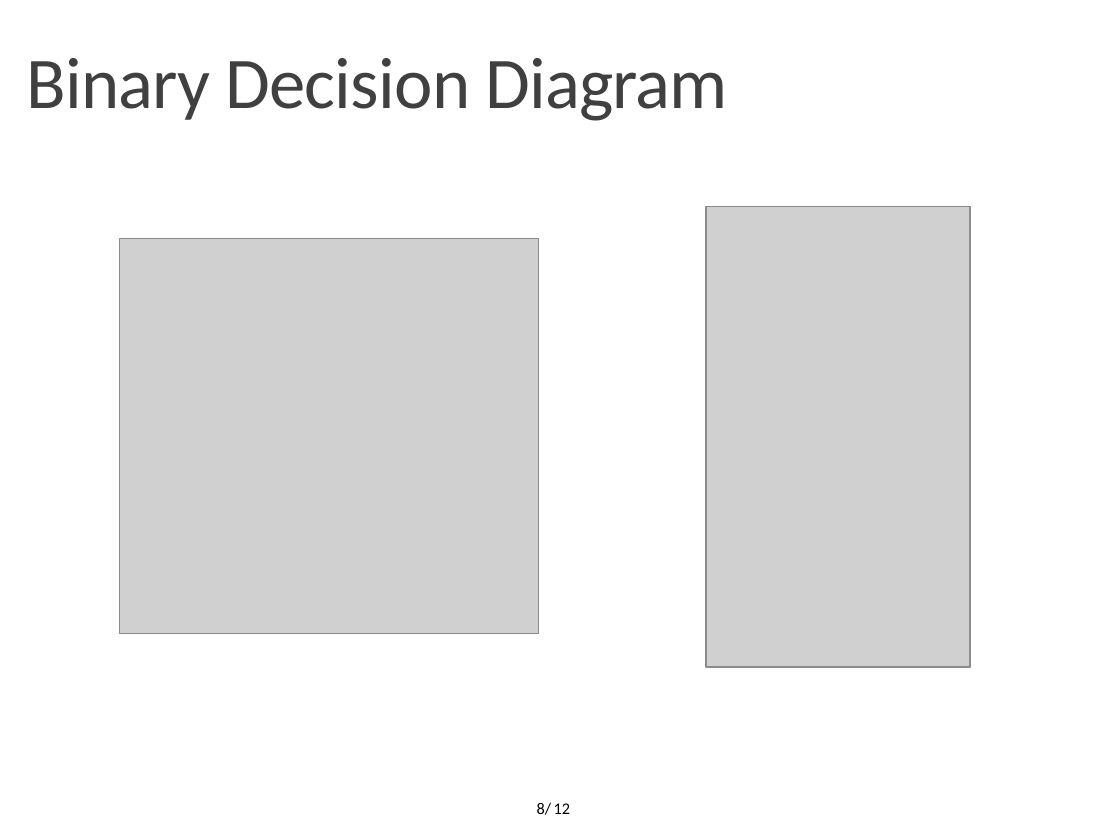
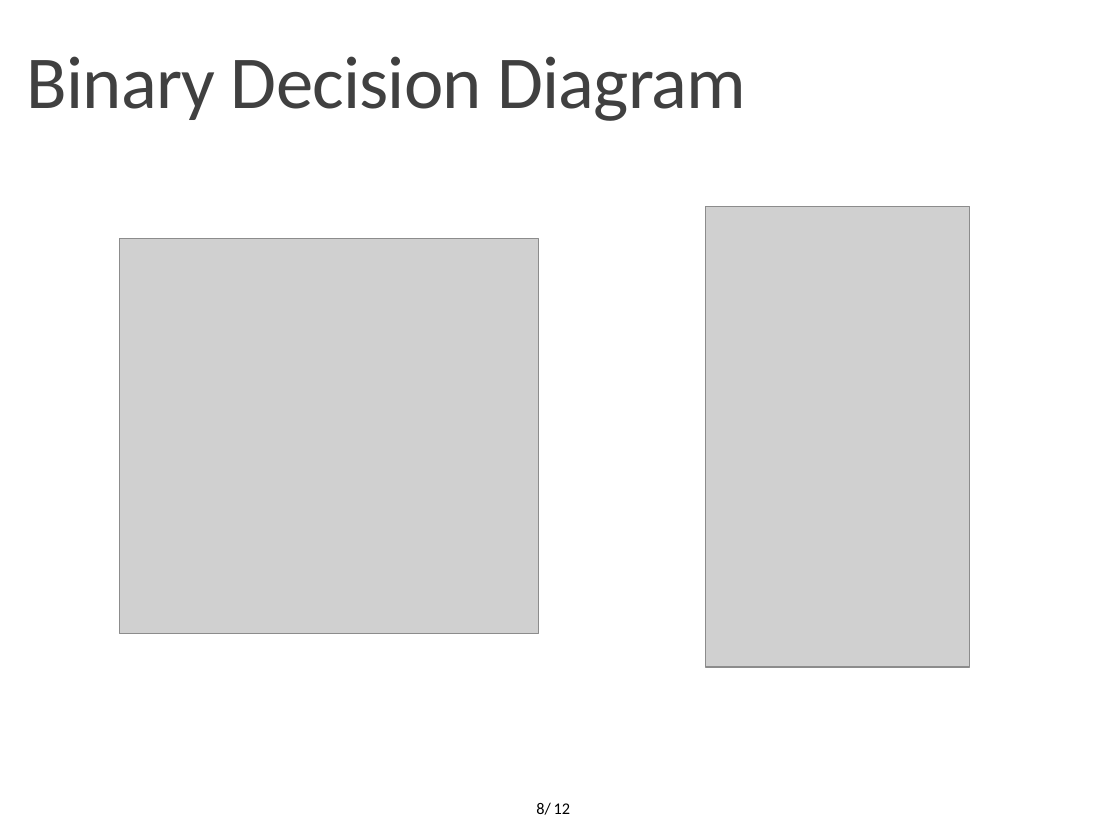
Before and after one commit to OrionLightning/Approximate-Circuit, a slide deck: slide 8 of Presentation Slides/Midterm 23-11-2021.pptx. Drawn at 1120x840 pixels with LibreOffice and Linux fonts; fonts in the diff are those of the drawing; grey boxes stand for pictures; background and template pictures are left out. Boxes give left, top, right and bottom in pixels: in the first picture for what was removed or moved away, otherwise in the second. Text is boxed around its words. In the diff, an @@ line names an element or a change of style, - is before the commit and + after.

```diff
--- a/Presentation Slides/Midterm 23-11-2021.pptx
+++ b/Presentation Slides/Midterm 23-11-2021.pptx
@@ text "Binary Decision Diagram" at (27, 56, 746, 121): size 46.8 to 48 pt @@
```
Also in this commit, not shown: 7 other slides changed, 1 other file.
